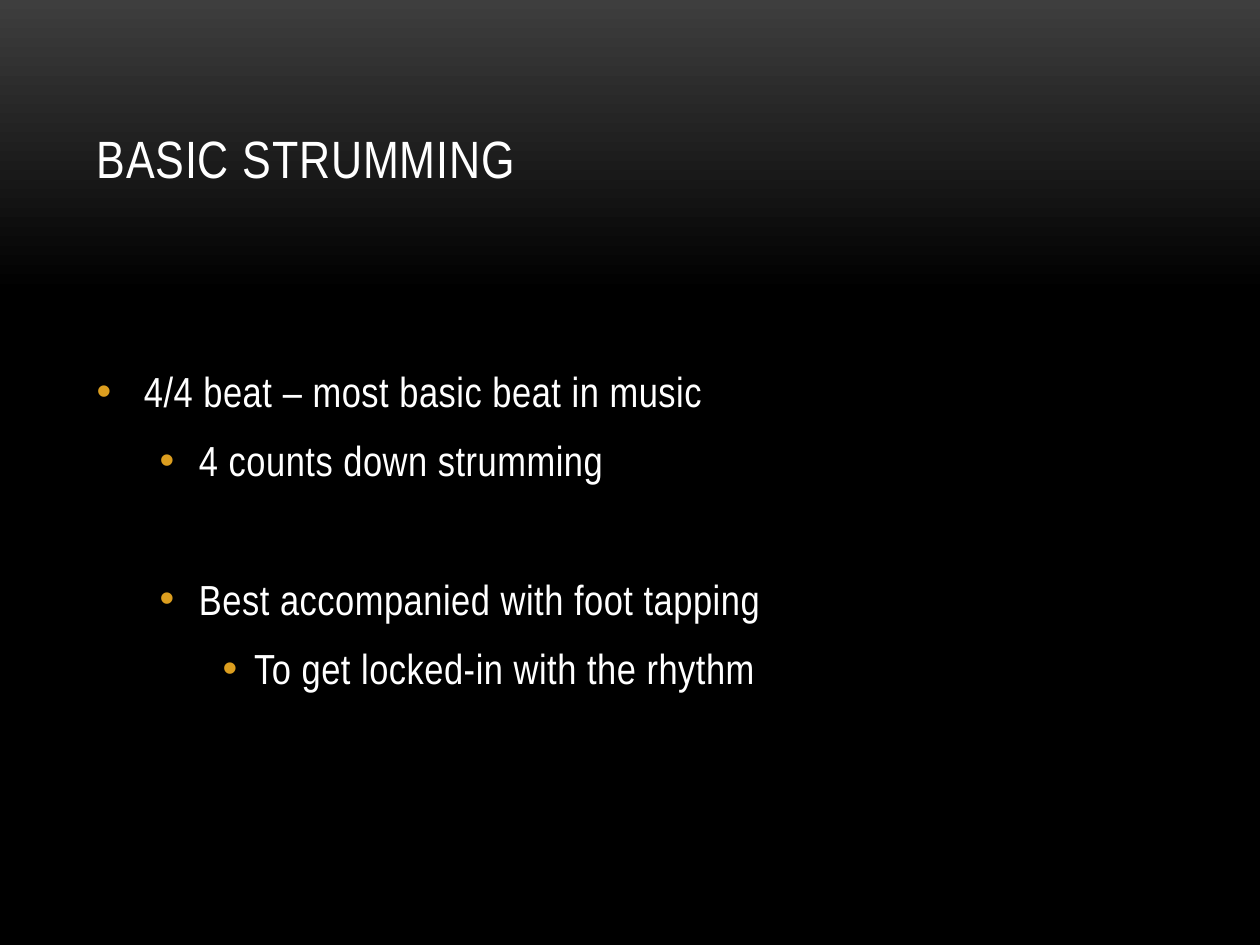
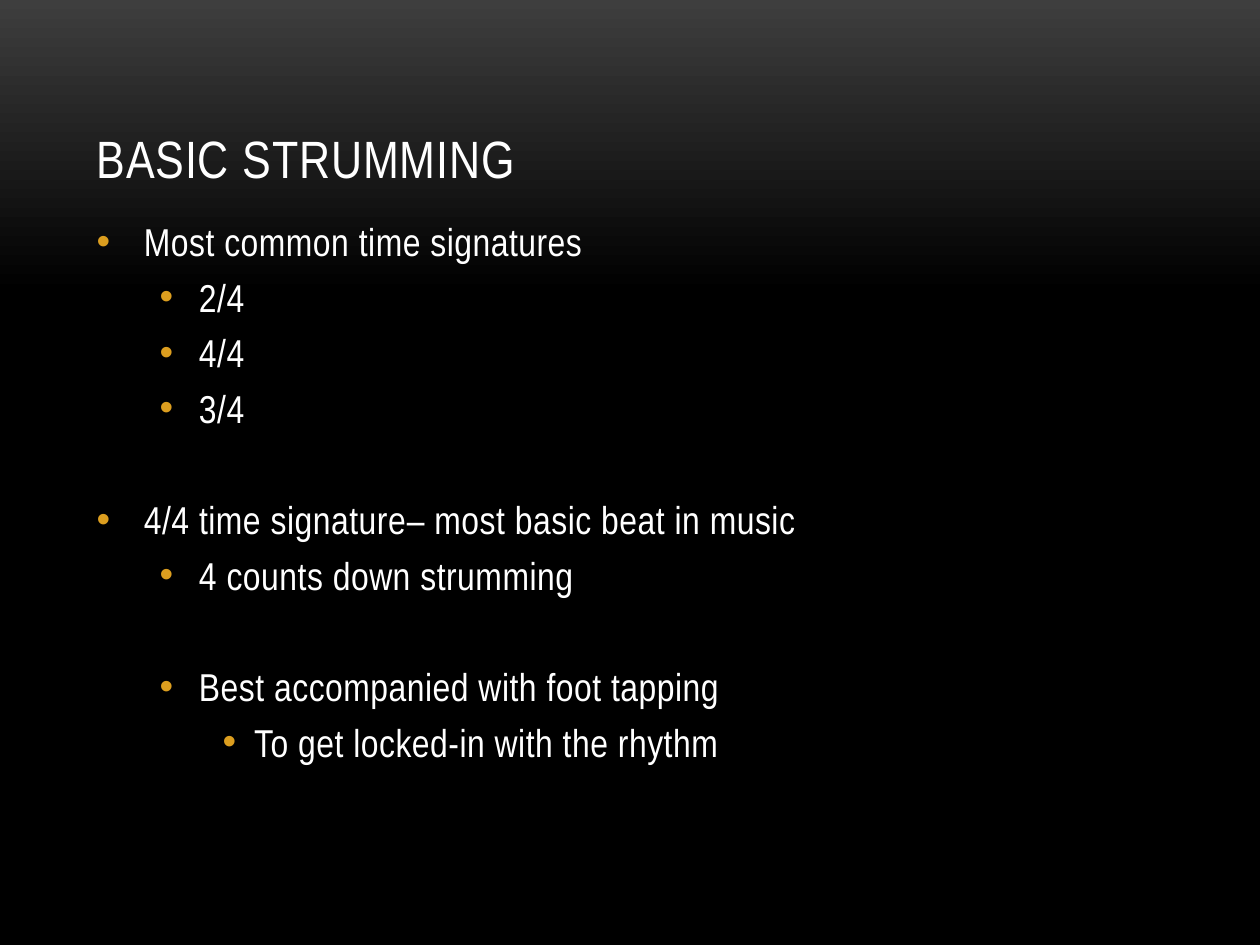
Before and after one commit to GrejSegura/datasciencecoursera, a slide deck: slide 21 of Assignments_Quizzes/Guitar Lessons/week 1/Week 1 v1.pptx (slide 20 before the commit). Drawn at 1260x945 pixels with LibreOffice and Linux fonts; fonts in the diff are those of the drawing; background and template pictures are left out. Boxes give left, top, right and bottom in pixels: in the first picture for what was removed or moved away, otherwise in the second. Text is boxed around its words. In the diff, an @@ line names an element or a change of style, - is before the commit and + after.

Commit message:
updated presentation

```diff
--- a/Assignments_Quizzes/Guitar Lessons/week 1/Week 1 v1.pptx
+++ b/Assignments_Quizzes/Guitar Lessons/week 1/Week 1 v1.pptx
@@ text at (144,228,795,542): text changed; size 24 to 22.2 pt @@
-• 4/4 beat – most basic beat in music
+• Most common time signatures
+  • 2/4
+  • 4/4
+  • 3/4
+• 4/4 time signature– most basic beat in music
@@ text at (199,562,719,764): size 24 to 22.2 pt in "4 counts down strumming", "Best accompanied with foot tapping", "To get locked-in with the rhythm"; line spacing 1 to 0.8 @@
```
Also in this commit, not shown: 1 other slide changed, 3 slides added, 1 slide removed.
